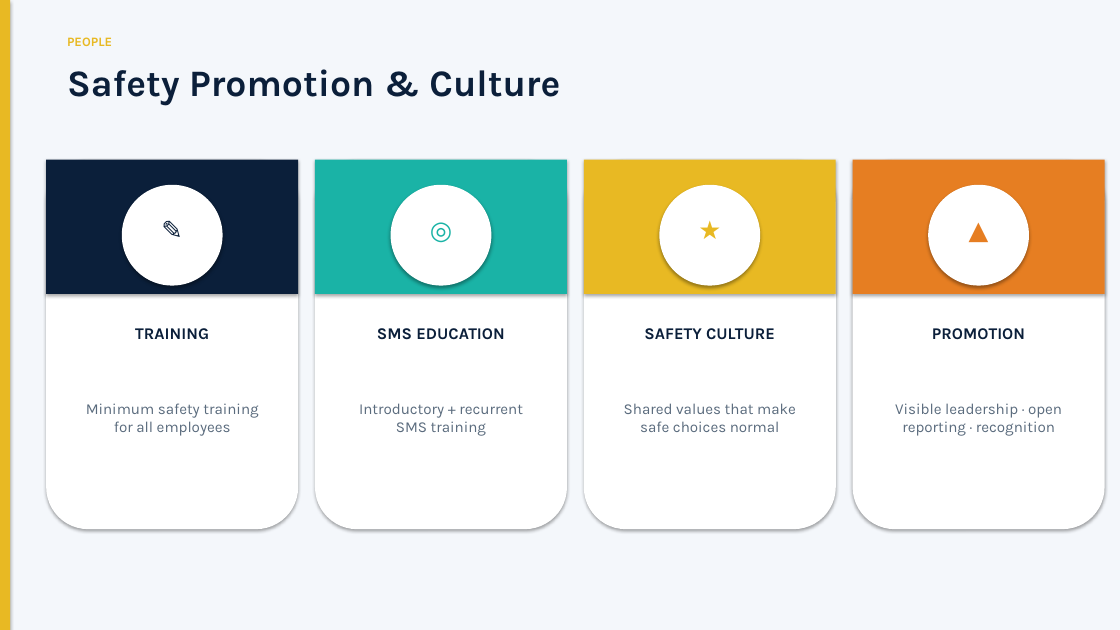
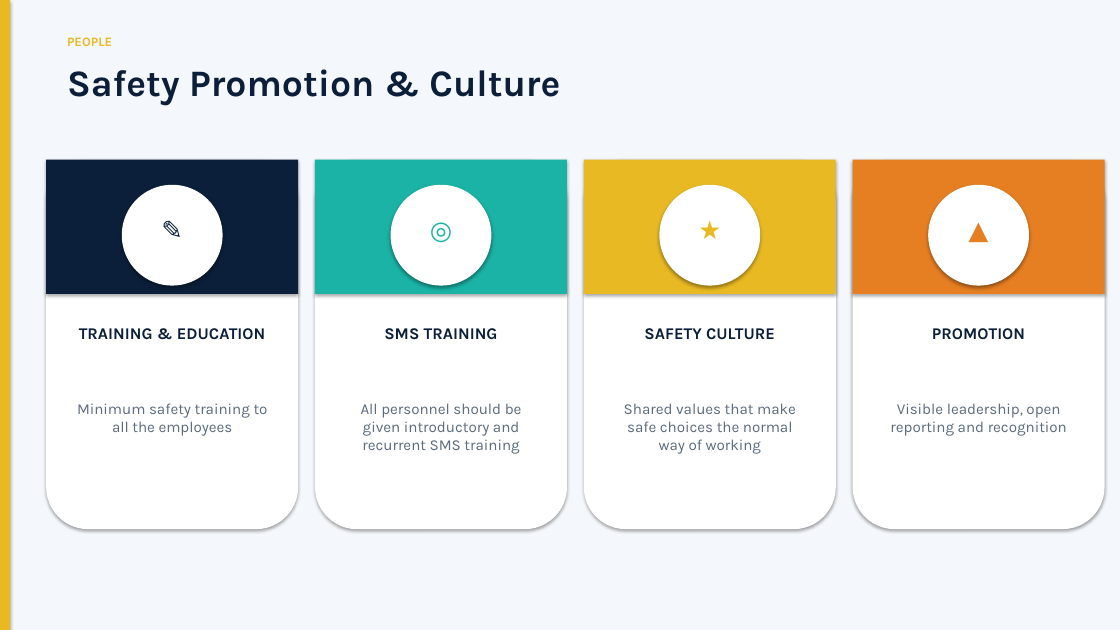
Before and after one commit to silly-beep/silly-beep, a slide deck: slide 19 of SMS_Management_Briefing.pptx. Drawn at 1120x630 pixels with LibreOffice and Linux fonts; fonts in the diff are those of the drawing. Boxes give left, top, right and bottom in pixels: in the first picture for what was removed or moved away, otherwise in the second. Text is boxed around its words. In the diff, an @@ line names an element or a change of style, - is before the commit and + after.

```diff
--- a/SMS_Management_Briefing.pptx
+++ b/SMS_Management_Briefing.pptx
@@ text at (x1=79, y1=328, x2=266, y2=340): text changed @@
-TRAINING
+TRAINING & EDUCATION
@@ text at (x1=384, y1=328, x2=498, y2=340): text changed @@
-SMS EDUCATION
+SMS TRAINING
@@ text at (x1=77, y1=403, x2=268, y2=436): text changed @@
-Minimum safety training for all employees
+Minimum safety training to all the employees
@@ text at (x1=361, y1=403, x2=522, y2=454): text changed @@
-Introductory + recurrent SMS training
+All personnel should be given introductory and recurrent SMS training
@@ text at (x1=624, y1=403, x2=796, y2=454): text changed @@
-Shared values that make safe choices normal
+Shared values that make safe choices the normal way of working
@@ text at (x1=890, y1=403, x2=1067, y2=436): text changed @@
-Visible leadership · open reporting · recognition
+Visible leadership, open reporting and recognition
```
Also in this commit, not shown: 15 other slides changed, 1 other file.
